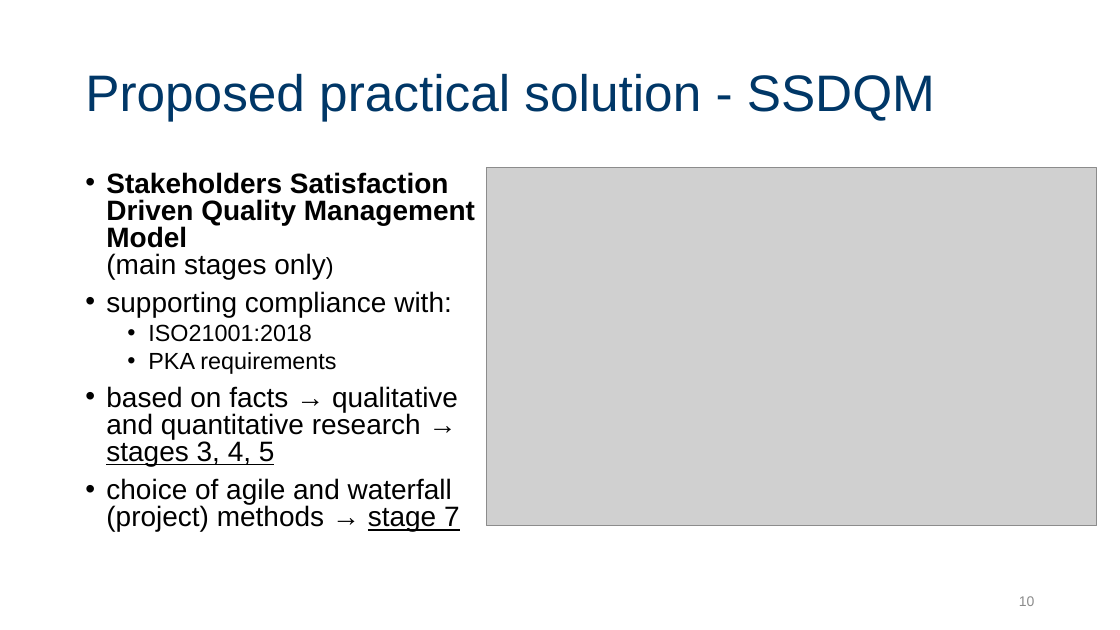
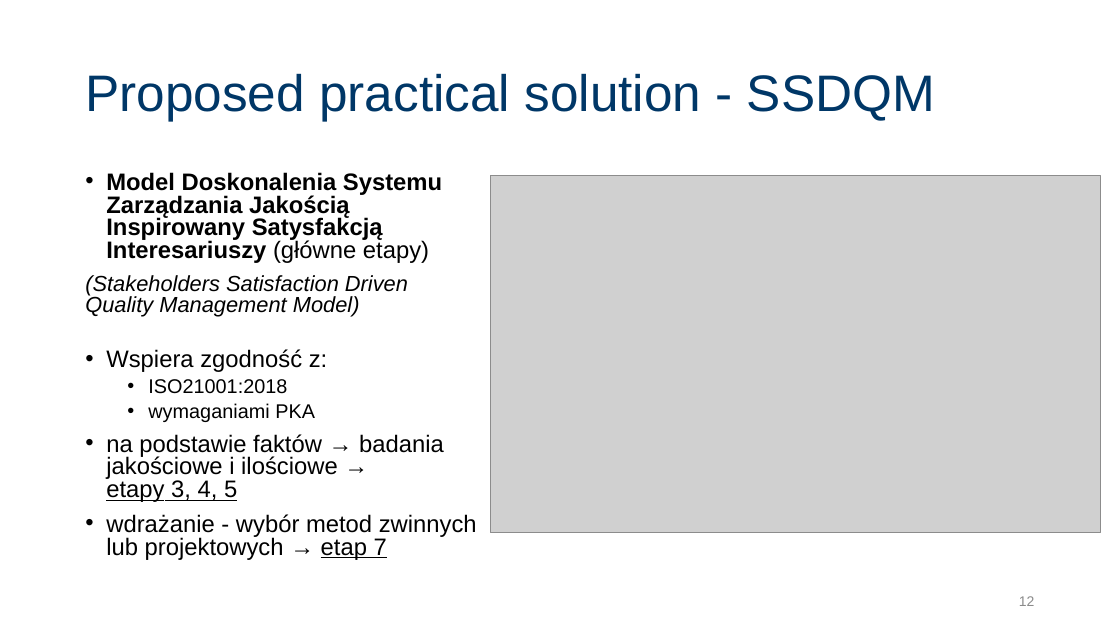
Before and after one commit to JeanPaulSzefler/doktorat_git, a slide deck: slide 12 of Obrona_JPSZEFLER/SSI_forHEI_QMS_PL_v0.1.pptx (slide 10 before the commit). Drawn at 1120x630 pixels with LibreOffice and Linux fonts; fonts in the diff are those of the drawing; grey boxes stand for pictures. Boxes give left, top, right and bottom in pixels: in the first picture for what was removed or moved away, otherwise in the second. Text is boxed around its words. In the diff, an @@ line names an element or a change of style, - is before the commit and + after.

```diff
--- a/Obrona_JPSZEFLER/SSI_forHEI_QMS_PL_v0.1.pptx
+++ b/Obrona_JPSZEFLER/SSI_forHEI_QMS_PL_v0.1.pptx
@@ text at (85, 172, 442, 372): text changed; size 24 to 20.4 pt; bold off @@
-• Stakeholders Satisfaction Driven Quality Management Model
-  (main stages only)
-• supporting compliance with:
+• Model Doskonalenia Systemu Zarządzania Jakością Inspirowany Satysfakcją Interesariuszy (główne etapy)
+(Stakeholders Satisfaction Driven Quality Management Model)
+• Wspiera zgodność z:
@@ picture: place and size @@
-picture at (486, 168, 1097, 526)
+picture at (491, 176, 1101, 533)
@@ text at (148, 379, 287, 394): size 20 to 17 pt in "ISO21001:2018" @@
@@ text at (106, 403, 477, 560): text changed; size 24 to 20.4 pt @@
-  • PKA requirements
-• based on facts → qualitative and quantitative research →
-  stages 3, 4, 5
-• choice of agile and waterfall (project) methods → stage 7
+  • wymaganiami PKA
+• na podstawie faktów → badania jakościowe i ilościowe →
+  etapy 3, 4, 5
+• wdrażanie - wybór metod zwinnych lub projektowych → etap 7
@@ page number at (1019, 596, 1035, 606): text changed @@
-10
+12
```
Also in this commit, not shown: 7 other slides changed, 7 slides added, 5 slides removed, 7 other files.
